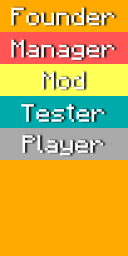
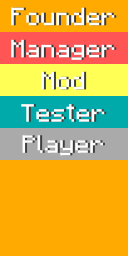
Comparing the layer stacks of the two w=128, h=256 images. Changes:
pixels changed over [12, 6, 118, 157] (layer not identified)
